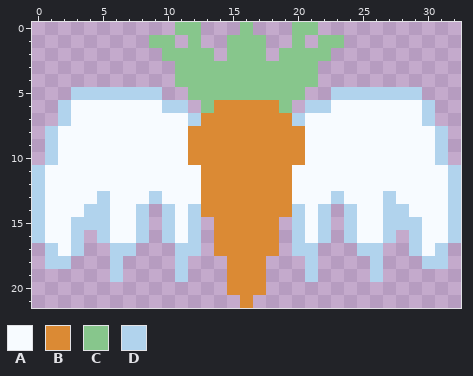
Pixel-art sprite -- public/images/carrot.png. This is how it looked before the edit.
The file is 33x22 pixels.
Palette (. is transparent): A #f7fbff  B #db8a34  C #87c68c  D #b1d3ed
Pixels before, first column x 0:
 0 ...........CC...C...CC...........
 1 .........CC.C..CCC..C.CC.........
 2 ..........CCCC.CCC.CCCC..........
 3 ...........CCCCCCCCCCC...........
 4 ...........CCCCCCCCCCC...........
 5 ...DDDDDDD..CCCCCCCCC..DDDDDDD...
 6 ..DAAAAAAADD.CBBBBBC.DDAAAAAAAD..
 7 ..DAAAAAAAAADBBBBBBBDAAAAAAAAAD..
 8 .DAAAAAAAAAABBBBBBBBBAAAAAAAAAAD.
 9 .DAAAAAAAAAABBBBBBBBBAAAAAAAAAAD.
10 .DAAAAAAAAAABBBBBBBBBAAAAAAAAAAD.
11 DAAAAAAAAAAAABBBBBBBAAAAAAAAAAAAD
12 DAAAAAAAAAAAABBBBBBBAAAAAAAAAAAAD
13 DAAAADAAADAAABBBBBBBAAADAAADAAAAD
14 DAAADDAAD.DADBBBBBBBDAD.DAADDAAAD
15 DAADDDAAD.DAD.BBBBB.DAD.DAADDDAAD
16 DAAD.DAAD.DAD.BBBBB.DAD.DAAD.DAAD
17 .DAD..DD...DD.BBBBB.DD...DD..DAD.
18 .DD...D....D...BBB...D....D...DD.
19 ......D....D...BBB...D....D......
20 ...............BBB...............
21 ................B................
And afterwards:
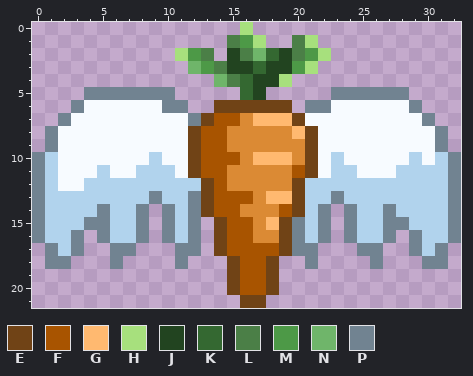
Colours new in this view: E #704316  F #a85400  G #ffb970  H #a7e07d  J #224420  K #346831  L #4b7f47  M #4d9947  N #6fb56a  P #718391
The edit:
Changed rows in their new state; - is an unchanged pixel.
first column x 0:
 0 -----------..---H---..-----------
 1 ---------..-.--LMH--LH..---------
 2 ----------.HML-JLNKJLMH----------
 3 -----------.NMLJJKJJMH-----------
 4 -----------...NLKJJH..-----------
 5 ---.PPPPPPP-....KJ...--PPPPPP.---
 6 --.P------PP-.EEEEEE-PP------P.--
 7 --P---------PEFF-GGGE---------P--
 8 -P----------EFF-----GE---------P-
 9 -P----------EFF------E---------P-
10 P--------D--EFFF-GGG-E-D-----D--P
11 PD---D--DDD-EFF-----FE-DD---DDDDP
12 PD--DDDDDDDDDEF-----EDDDDDDDDDDDP
13 PDDDD-DDDPDDPEFFF-GGEDDPDDD-DDDDP
14 PDDD-PDDP-PDPEFF---FEDP-PDDP-DDDP
15 PDD-PPDDP-PDP-EFF-GEPDP-PDDPP-DDP
16 PDDP-PDDP-PDP-EFF--EPDP-PDDP-PDDP
17 -PDP--PP---PP-EFFFFEPP---PP--PDP-
18 -PP---P----P---EFFE--P----P---PP-
19 ------.----.---EFFE--.----.------
20 ---------------EFFE--------------
21 ----------------EE---------------
Boxes around the changes in both pictures, in picture pixels (x1, y1, x2, y2):
changed: (32, 22, 461, 308)
